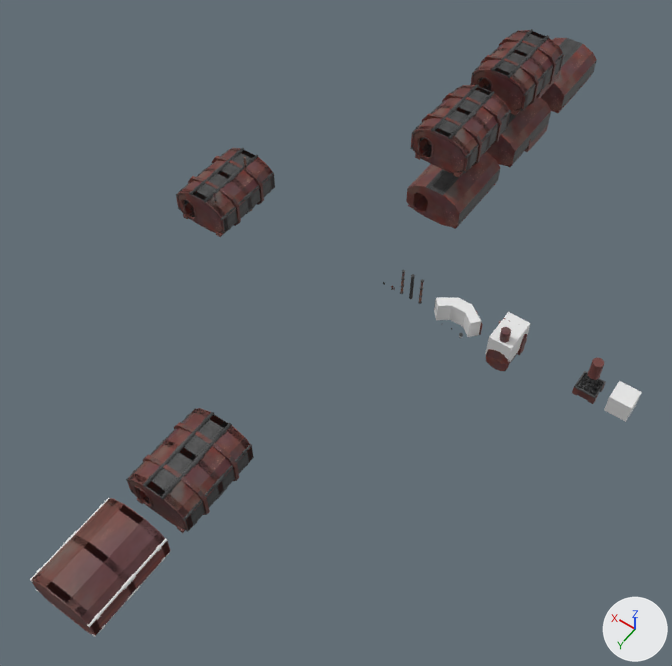
One commit to the Blender file Blender/podzemi.blend: the scene before it, then after it.
Both versions are drawn from a 50 mm lens placed at (-30.8, 49.5, 66.1), pointed at (-1.0, 7.7, 0.4). Arrows for +X, +Y and +Z are at lower right; the lights stay in place. The older version comes first.
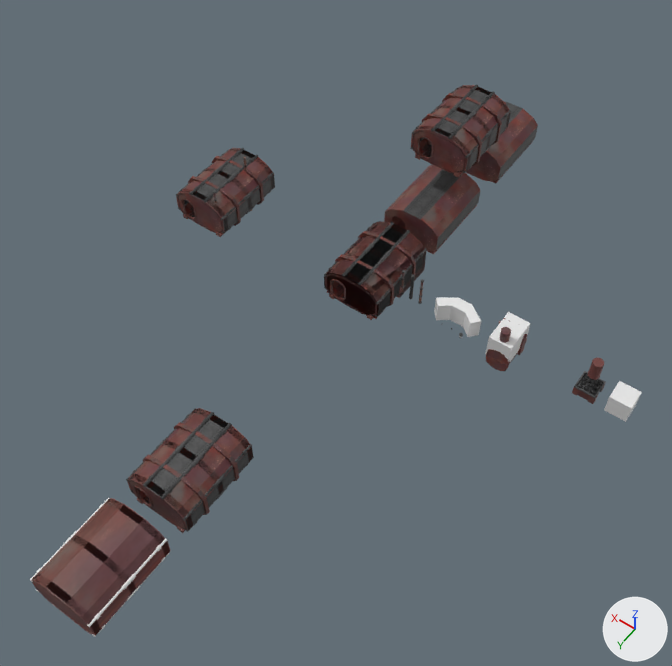
What the commit changed:
Object 'Cube.001' (ob_cube_001) moves from (0.0, -25.0, 7.0) to (0.0, 0.0, 0.0).
Object 'Cube.003' (ob_cube_003) moves from (0.0, -25.0, 0.0) to (0.0, 0.0, 0.0).
Object 'Cube.015' (ob_cube_015) moves from (0.0, -14.0, 0.0) to (0.0, -22.0, 0.0).
Object 'Cube.016' (ob_cube_016) moves from (0.0, -36.0, 0.0) to (0.0, -10.0, 0.0).

Location of each change, [x1, y1, x2, y2] in pixels of the pictures (672 x 666 px):
'Cube.001', moved
    before: [470, 29, 564, 116]
    after: [324, 222, 427, 320]
'Cube.016', moved
    before: [541, 38, 597, 113]
    after: [384, 165, 480, 254]
'Cube.003', moved
    before: [486, 97, 551, 167]
    after: [324, 221, 427, 319]
'Cube.015', moved
    before: [406, 152, 500, 229]
    after: [466, 102, 538, 184]
